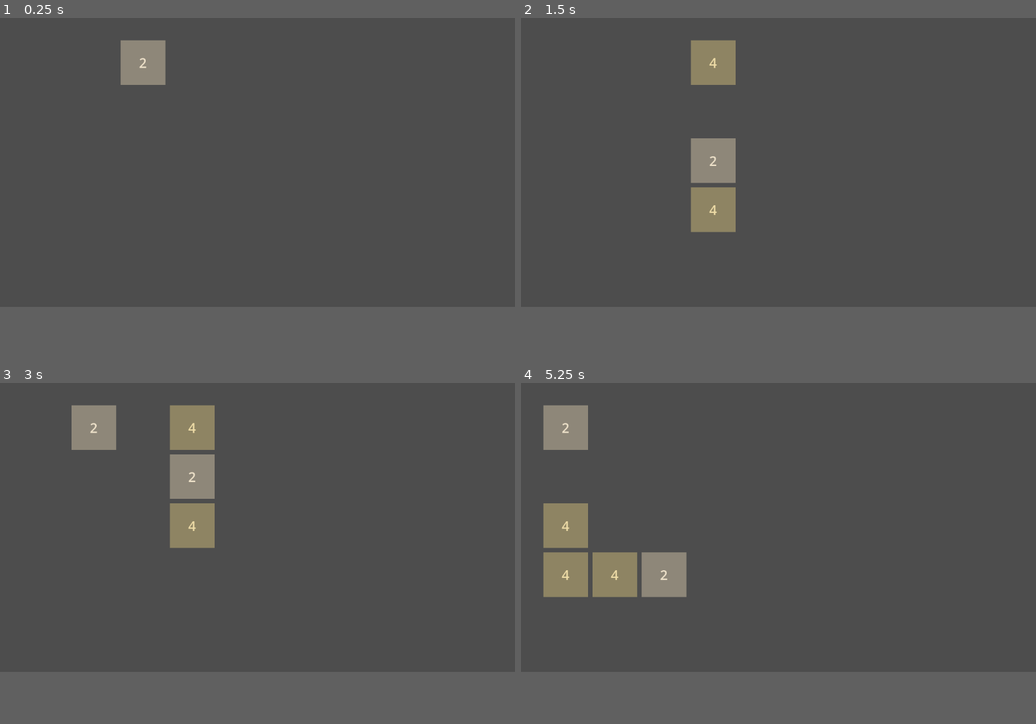
Above: before the commit, frames 1-4 (two rows, left to right).
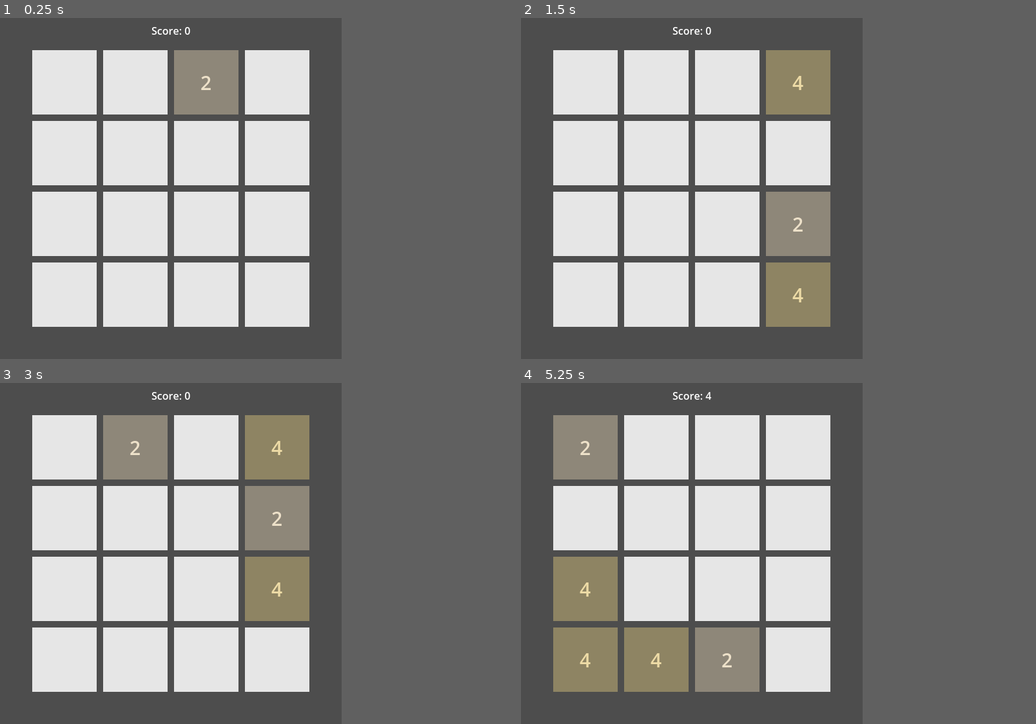
Above: after the commit, the same moments.

Repository: bluuweb/game-2048-godot-4.4
Game: Godot game, scene res://main.tscn
Same seed, same stepped clock (60 frames per second), same inputs: the game is played once before the commit and once after it.
Inputs:
- Up to frame 1 (0.25 s): no input
- Up to frame 2 (1.5 s): tap Enter at 0.5 s; hold Right 0.53-1.28 s; tap Space at 1.25 s; hold Down from 1.28 s (still down)
- Up to frame 3 (3 s): tap Enter at 2 s; release Down at 2.03 s; hold Right 2.03-2.78 s; tap Space at 2.75 s; hold Up from 2.78 s (still down)
- Up to frame 4 (5.25 s): tap Enter at 3.5 s; release Up at 3.53 s; hold Left 3.53-5.03 s; tap Space at 4.25 s; hold Down from 5.03 s (still down)
In our replay, the window is 799x449 before the commit and 530x530 after it. These sizes can differ from the game's own. Grey fills any space a smaller window leaves; there, only what the larger window draws over its background counts as a difference.

The runs differ from the first frame. In frame 1, 38% of the frame differs, in the area x 6-61%, y 2-91%; in frame 2, 39%; in frame 3, 39%; in frame 4, 37%.

Commit message:
agregamos el score

Diff:
--- a/main.tscn
+++ b/main.tscn
@@ -6,3 +6,19 @@
 
 [node name="Grid" type="Node2D" parent="."]
 script = ExtResource("1_ig7tw")
+
+[node name="CanvasLayer" type="CanvasLayer" parent="."]
+
+[node name="MarginContainer" type="MarginContainer" parent="CanvasLayer"]
+anchors_preset = 5
+anchor_left = 0.5
+anchor_right = 0.5
+offset_left = -30.5
+offset_right = 30.5
+offset_bottom = 40.0
+grow_horizontal = 2
+
+[node name="LabelScore" type="Label" parent="CanvasLayer/MarginContainer"]
+layout_mode = 2
+text = "Score: 0"
+horizontal_alignment = 1
--- a/project.godot
+++ b/project.godot
@@ -15,6 +15,11 @@
 config/features=PackedStringArray("4.4", "GL Compatibility")
 config/icon="res://icon.svg"
 
+[display]
+
+window/size/viewport_width=530
+window/size/viewport_height=530
+
 [rendering]
 
 renderer/rendering_method="gl_compatibility"
--- a/scripts/grid.gd
+++ b/scripts/grid.gd
@@ -1,4 +1,8 @@
 extends Node2D
+
+@onready var label_score: Label = $"../CanvasLayer/MarginContainer/LabelScore"
+
+var score := 0
 
 # Configuración de la grid
 var grid_size = Vector2(4, 4)  # 4x4
@@ -35,7 +39,13 @@
 
 # Función _ready: Inicializar el juego
 func _ready():
+	update_visuals()
 	spawn_new_tile()
+
+# Aumentar el score
+func score_increment(value: int):
+	score = score + value
+	label_score.text = str("Score: ", score)
 
 # Función para calcular la posición de una celda
 func get_cell_position(row: int, col: int) -> Vector2:
@@ -59,17 +69,20 @@
 
 # Función para generar un nuevo número en una celda vacía
 func spawn_new_tile():
+	# Recorremos todas las celdas y las vacías las agregamos al array empty_cells
 	var empty_cells = []
-	for row in range(4):
-		for col in range(4):
+	for row in range(grid_size.y):
+		for col in range(grid_size.x):
 			if grid[row][col] == 0:
-				empty_cells.append(Vector2(row, col))
-
+				empty_cells.append(Vector2(row, col)) # Guarda las celdas vacías
+
+	# Si existen celdas vacías
 	if empty_cells.size() > 0:
-		var random_cell = empty_cells[randi() % empty_cells.size()]
-		var new_value = [2, 4][randi() % 2]
-		grid[int(random_cell.x)][int(random_cell.y)] = new_value
-		spawn_tile(int(random_cell.x), int(random_cell.y), new_value)
+		var random_cell = empty_cells[randi() % empty_cells.size()] # Escoge una celda vacía al azar
+		var new_value = [2, 4][randi() % 2] # Decide si será un 2 o un 4
+		grid[int(random_cell.x)][int(random_cell.y)] = new_value # Lo agrega a la matriz
+		spawn_tile(int(random_cell.x), int(random_cell.y), new_value) # Lo dibuja en la pantalla
+	# Aquí con el else deberíamos hacer el game over
 
 # Detectar entrada del jugador
 func _unhandled_input(event):
@@ -93,6 +106,17 @@
 	# Crear nuevos tiles basados en la grid actualizada
 	for row in range(grid_size.y):
 		for col in range(grid_size.x):
+
+			var cell_position = get_cell_position(row, col)
+
+			# Crear fondo para cada celda
+			var background = ColorRect.new()
+			background.size = Vector2(cell_size, cell_size)
+			background.position = cell_position
+			background.color = tile_colors[0]
+			add_child(background)
+
+			# Si la celda no está vacía, dibujar el tile correspondiente
 			if grid[row][col] != 0:
 				spawn_tile(row, col, grid[row][col])
 
@@ -107,8 +131,8 @@
 		for col in range(grid_size.x):
 			if grid[row][col] != 0:
 				if new_row.size() > 0 and new_row[-1] == grid[row][col] and not last_merged:
-					# Fusionar con el último número si son iguales
-					new_row[-1] *= 2
+					new_row[-1] *= 2 # Fusiona si son iguales
+					score_increment(new_row[-1]) # le mandamos el valor de la unión
 					last_merged = true
 					moved = true
 				else:
@@ -118,9 +142,43 @@
 					if col != len(new_row) - 1:
 						moved = true
 
+		# Rellenar con ceros hasta completar 4 elementos
+		while new_row.size() < grid_size.x:
+			new_row.append(0)
+
+		# Si la fila cambió, actualizamos la grid
+		if grid[row] != new_row:
+			grid[row] = new_row
+			moved = true
+
+	if moved:
+		update_visuals() # Actualiza la pantalla
+		spawn_new_tile() # Genera un nuevo número
+
+# Funciones para mover en otras direcciones (similares a move_left)
+func move_right():
+	var moved = false
+
+	for row in range(grid_size.y):
+		var new_row = []
+		var last_merged = false
+
+		for col in range(grid_size.x - 1, -1, -1):
+			if grid[row][col] != 0:
+				if new_row.size() > 0 and new_row[0] == grid[row][col] and not last_merged:
+					new_row[0] *= 2
+					score_increment(new_row[0]) # le mandamos el valor de la unión
+					last_merged = true
+					moved = true
+				else:
+					new_row.insert(0, grid[row][col])
+					last_merged = false
+					if col != grid_size.x - len(new_row):
+						moved = true
+
 		# Rellenar el resto de la fila con ceros
 		while new_row.size() < grid_size.x:
-			new_row.append(0)
+			new_row.insert(0, 0)
 
 		# Actualizar la fila en la grid
 		if grid[row] != new_row:
@@ -131,39 +189,6 @@
 		update_visuals()
 		spawn_new_tile()
 
-# Funciones para mover en otras direcciones (similares a move_left)
-func move_right():
-	var moved = false
-
-	for row in range(grid_size.y):
-		var new_row = []
-		var last_merged = false
-
-		for col in range(grid_size.x - 1, -1, -1):
-			if grid[row][col] != 0:
-				if new_row.size() > 0 and new_row[0] == grid[row][col] and not last_merged:
-					new_row[0] *= 2
-					last_merged = true
-					moved = true
-				else:
-					new_row.insert(0, grid[row][col])
-					last_merged = false
-					if col != grid_size.x - len(new_row):
-						moved = true
-
-		# Rellenar el resto de la fila con ceros
-		while new_row.size() < grid_size.x:
-			new_row.insert(0, 0)
-
-		# Actualizar la fila en la grid
-		if grid[row] != new_row:
-			grid[row] = new_row
-			moved = true
-
-	if moved:
-		update_visuals()
-		spawn_new_tile()
-
 func move_up():
 	var moved = false
 
@@ -175,6 +200,7 @@
 			if grid[row][col] != 0:
 				if new_col.size() > 0 and new_col[-1] == grid[row][col] and not last_merged:
 					new_col[-1] *= 2
+					score_increment(new_col[-1]) # le mandamos el valor de la unión
 					last_merged = true
 					moved = true
 				else:
@@ -208,6 +234,7 @@
 			if grid[row][col] != 0:
 				if new_col.size() > 0 and new_col[0] == grid[row][col] and not last_merged:
 					new_col[0] *= 2
+					score_increment(new_col[0]) # le mandamos el valor de la unión
 					last_merged = true
 					moved = true
 				else:
@@ -231,7 +258,6 @@
 		spawn_new_tile()
 
 func check_game_over():
-	print("🔍 Verificando Game Over...")
 
 	var no_moves_left = true  # Suponemos que no hay movimientos
 
